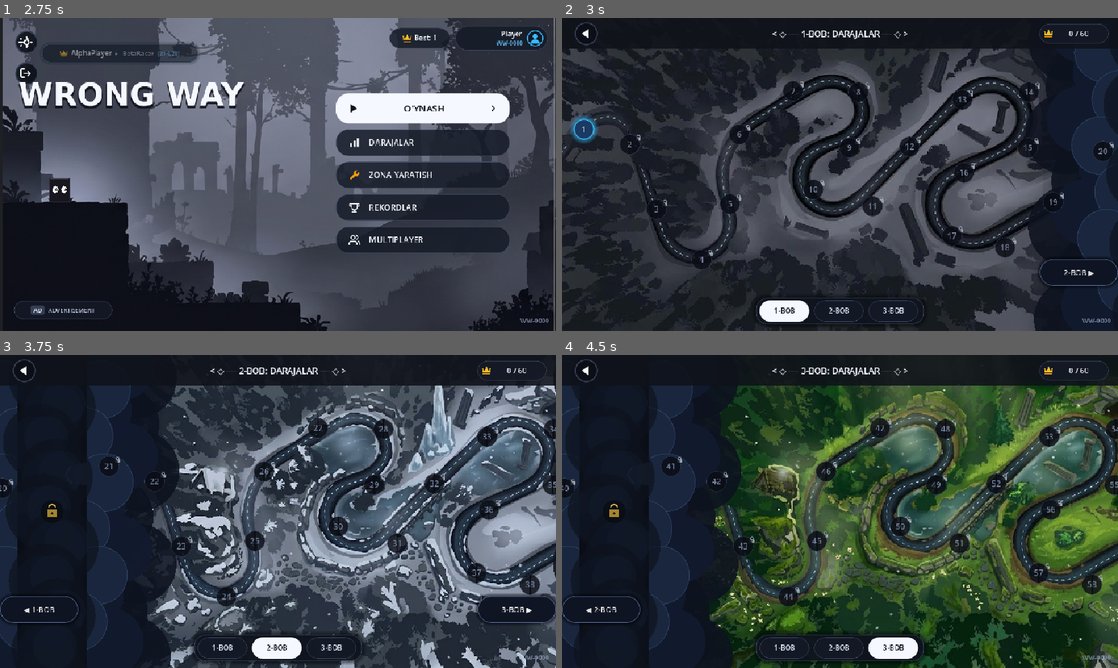
Above: before the commit, frames 1-4 (two rows, left to right).
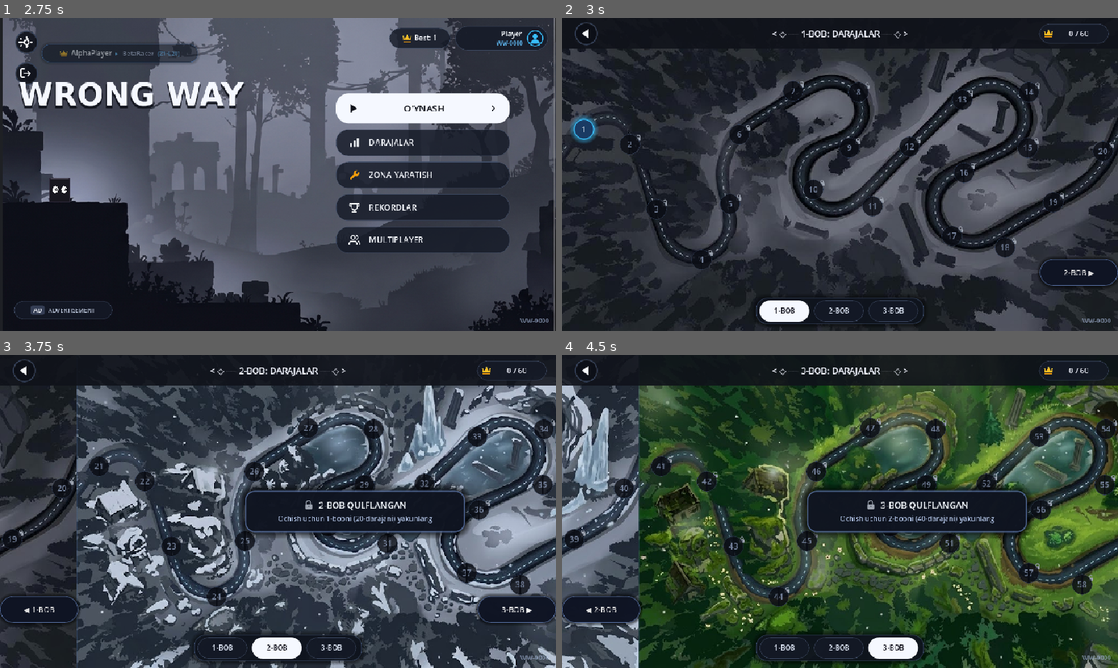
Above: after the commit, the same moments.

Repository: asror-vip/wrong-way
Game: Godot game, scene res://scenes/main/splash_screen.tscn
The game is run twice, just before and just after one commit, with the same random seed, the same clock (stepped at 60 frames per second) and the same inputs. Sound files missing from this copy of the repository are replaced by a short silence.
Inputs (mouse positions are in pixels of both pictures, inside the frame that each line leads up to):
- Up to frame 1 (2.75 s): tap Enter at 0.5 s; move the mouse to (400, 158) at 0.52 s; hold Right (move_right) 0.53-1.25 s; tap Shift (dash) at 0.6 s; click (400, 158) at 0.67 s; tap Up (jump) at 0.77 s; click "WW-0000" at 1.25 s; drag from (166, 190) to (250, 237) at 2.02 s
- Up to frame 2 (3 s): click "DARAJALAR" at 2.75 s
- Up to frame 3 (3.75 s): click "2-BOB ▶" at 3.5 s
- Up to frame 4 (4.5 s): click "3-BOB ▶" at 4.25 s

Frame 1 is identical in both runs. In frame 2, 6.4% of the frame differs, in the area x 83-100%, y 9-100%; in frame 3, 48%; in frame 4, 54%, in the area x 0-100%, y 9-100%.

Commit message:
fix(ui): remove dense circular cloud blobs, make chapter carousel seamless, and add elegant glass lock cards

Diff:
--- a/scenes/main/level_select.tscn
+++ b/scenes/main/level_select.tscn
@@ -106,20 +106,20 @@
 layout_mode = 1
 anchors_preset = 9
 anchor_bottom = 1.0
+offset_left = 959.0
+offset_top = 0.0
+offset_right = 961.0
+offset_bottom = 0.0
+grow_vertical = 2
+mouse_filter = 2
+
+[node name="Chapter2View" type="Control" parent="ChapterSlider"]
+layout_mode = 1
+anchors_preset = 15
+anchor_right = 1.0
+anchor_bottom = 1.0
 offset_left = 960.0
-offset_top = 0.0
-offset_right = 1080.0
-offset_bottom = 0.0
-grow_vertical = 2
-mouse_filter = 2
-
-[node name="Chapter2View" type="Control" parent="ChapterSlider"]
-layout_mode = 1
-anchors_preset = 15
-anchor_right = 1.0
-anchor_bottom = 1.0
-offset_left = 1080.0
-offset_right = 1080.0
+offset_right = 960.0
 grow_horizontal = 2
 grow_vertical = 2
 mouse_filter = 1
@@ -160,9 +160,9 @@
 layout_mode = 1
 anchors_preset = 9
 anchor_bottom = 1.0
-offset_left = 2040.0
+offset_left = 1919.0
 offset_top = 0.0
-offset_right = 2160.0
+offset_right = 1921.0
 offset_bottom = 0.0
 grow_vertical = 2
 mouse_filter = 2
@@ -172,8 +172,8 @@
 anchors_preset = 15
 anchor_right = 1.0
 anchor_bottom = 1.0
-offset_left = 2160.0
-offset_right = 2160.0
+offset_left = 1920.0
+offset_right = 1920.0
 grow_horizontal = 2
 grow_vertical = 2
 mouse_filter = 1
--- a/scripts/core/locale_manager.gd
+++ b/scripts/core/locale_manager.gd
@@ -70,6 +70,10 @@
 		"chapter_1_title": "1-BOB: DARAJALAR",
 		"chapter_2_title": "2-BOB: DARAJALAR",
 		"chapter_3_title": "3-BOB: DARAJALAR",
+		"chapter_2_locked": "2-BOB QULFLANGAN",
+		"chapter_2_unlock_req": "Ochish uchun 1-bobni (20-darajani) yakunlang",
+		"chapter_3_locked": "3-BOB QULFLANGAN",
+		"chapter_3_unlock_req": "Ochish uchun 2-bobni (40-darajani) yakunlang",
 		"btn_chapter_1": "1-BOB",
 		"btn_chapter_2": "2-BOB",
 		"btn_chapter_3": "3-BOB",
@@ -200,6 +204,10 @@
 		"chapter_1_title": "ГЛАВА 1: УРОВНИ",
 		"chapter_2_title": "ГЛАВА 2: УРОВНИ",
 		"chapter_3_title": "ГЛАВА 3: УРОВНИ",
+		"chapter_2_locked": "ГЛАВА 2 ЗАБЛОКИРОВАНА",
+		"chapter_2_unlock_req": "Пройдите 1-ю главу (уровень 20), чтобы открыть",
+		"chapter_3_locked": "ГЛАВА 3 ЗАБЛОКИРОВАНА",
+		"chapter_3_unlock_req": "Пройдите 2-ю главу (уровень 40), чтобы открыть",
 		"btn_chapter_1": "ГЛАВА 1",
 		"btn_chapter_2": "ГЛАВА 2",
 		"btn_chapter_3": "ГЛАВА 3",
@@ -330,6 +338,10 @@
 		"chapter_1_title": "CHAPTER 1: LEVELS",
 		"chapter_2_title": "CHAPTER 2: LEVELS",
 		"chapter_3_title": "CHAPTER 3: LEVELS",
+		"chapter_2_locked": "CHAPTER 2 LOCKED",
+		"chapter_2_unlock_req": "Complete Chapter 1 (Level 20) to unlock",
+		"chapter_3_locked": "CHAPTER 3 LOCKED",
+		"chapter_3_unlock_req": "Complete Chapter 2 (Level 40) to unlock",
 		"btn_chapter_1": "CH. 1",
 		"btn_chapter_2": "CH. 2",
 		"btn_chapter_3": "CH. 3",
@@ -460,6 +472,10 @@
 		"chapter_1_title": "BÖLÜM 1: SEVİYELER",
 		"chapter_2_title": "BÖLÜM 2: SEVİYELER",
 		"chapter_3_title": "BÖLÜM 3: SEVİYELER",
+		"chapter_2_locked": "2. BÖLÜM KİLİTLİ",
+		"chapter_2_unlock_req": "Kilidi açmak için 1. bölümü (20. seviye) tamamlayın",
+		"chapter_3_locked": "3. BÖLÜM KİLİTLİ",
+		"chapter_3_unlock_req": "Kilidi açmak için 2. bölümü (40. seviye) tamamlayın",
 		"btn_chapter_1": "BÖLÜM 1",
 		"btn_chapter_2": "BÖLÜM 2",
 		"btn_chapter_3": "BÖLÜM 3",
--- a/scripts/ui/level_select.gd
+++ b/scripts/ui/level_select.gd
@@ -95,12 +95,6 @@
 	_setup_top_bar()
 	_setup_nav_connections()
 
-	if map_draw1:
-		map_draw1.draw.connect(_on_map_draw_ch1)
-	if map_draw2:
-		map_draw2.draw.connect(_on_map_draw_ch2)
-	if map_draw3:
-		map_draw3.draw.connect(_on_map_draw_ch3)
 	if boundary_wall:
 		boundary_wall.draw.connect(_on_boundary_wall_draw)
 	if boundary_wall2:
@@ -110,6 +104,8 @@
 	_create_nodes_for_chapter(1)
 	_create_nodes_for_chapter(2)
 	_create_nodes_for_chapter(3)
+
+	_update_chapter_locks()
 
 	# Boshlang'ich bobni animatsiyasiz ko'rsatish
 	switch_to_chapter(1, false)
@@ -206,7 +202,7 @@
 
 		if has_dragged:
 			var target_x: float = slider_start_x + dx
-			target_x = clampf(target_x, -2160.0 - 50.0, 50.0)
+			target_x = clampf(target_x, -1920.0 - 50.0, 50.0)
 			chapter_slider.position.x = target_x
 			_update_realtime_drag_feedback(target_x)
 			get_viewport().set_input_as_handled()
@@ -235,16 +231,16 @@
 
 		if has_dragged:
 			var target_x: float = slider_start_x + dx
-			target_x = clampf(target_x, -2160.0 - 50.0, 50.0)
+			target_x = clampf(target_x, -1920.0 - 50.0, 50.0)
 			chapter_slider.position.x = target_x
 			_update_realtime_drag_feedback(target_x)
 			get_viewport().set_input_as_handled()
 
 func _update_realtime_drag_feedback(slider_x: float) -> void:
 	var target_ch: int = 1
-	if slider_x <= -1620.0:
+	if slider_x <= -1440.0:
 		target_ch = 3
-	elif slider_x <= -540.0:
+	elif slider_x <= -480.0:
 		target_ch = 2
 	else:
 		target_ch = 1
@@ -260,9 +256,9 @@
 
 func _finish_drag() -> void:
 	var slider_x := chapter_slider.position.x
-	if slider_x <= -1620.0:
+	if slider_x <= -1440.0:
 		switch_to_chapter(3, true)
-	elif slider_x <= -540.0:
+	elif slider_x <= -480.0:
 		switch_to_chapter(2, true)
 	else:
 		switch_to_chapter(1, true)
@@ -271,20 +267,18 @@
 	current_chapter = target_chapter
 	var target_x: float = 0.0
 	if current_chapter == 2:
-		target_x = -1080.0
+		target_x = -960.0
 	elif current_chapter == 3:
-		target_x = -2160.0
+		target_x = -1920.0
 
 	_update_top_bar_data()
 	_update_nav_buttons()
+	_update_chapter_locks()
 
 	if not animated:
 		chapter_slider.position.x = target_x
 		if boundary_wall: boundary_wall.queue_redraw()
 		if boundary_wall2: boundary_wall2.queue_redraw()
-		if map_draw1: map_draw1.queue_redraw()
-		if map_draw2: map_draw2.queue_redraw()
-		if map_draw3: map_draw3.queue_redraw()
 		return
 
 	# Silliq kinematik animatsiya: 60fps cubic tween
@@ -297,9 +291,6 @@
 		is_animating = false
 		if boundary_wall: boundary_wall.queue_redraw()
 		if boundary_wall2: boundary_wall2.queue_redraw()
-		if map_draw1: map_draw1.queue_redraw()
-		if map_draw2: map_draw2.queue_redraw()
-		if map_draw3: map_draw3.queue_redraw()
 	)
 
 func _update_top_bar_data() -> void:
@@ -347,6 +338,8 @@
 
 func _on_language_changed(_lang: String) -> void:
 	_update_top_bar_data()
+	_update_nav_buttons()
+	_update_chapter_locks()
 	_create_nodes_for_chapter(1)
 	_create_nodes_for_chapter(2)
 	_create_nodes_for_chapter(3)
@@ -525,148 +518,127 @@
 # -------------------------------------------------------------
 # Boblar Bulutlari (Ochilmaganda ko'rinadi, ochilganda yo'qoladi)
 # -------------------------------------------------------------
-func _on_map_draw_ch1() -> void:
+# Boblar Qulflari va Holatlari (Clean Chapter Locks & Badges)
+# -------------------------------------------------------------
+var lock_card_ch2: Control = null
+var lock_card_ch3: Control = null
+
+func _update_chapter_locks() -> void:
 	var ch2_unlocked: bool = SaveManager.is_chapter_unlocked(2)
+	var ch3_unlocked: bool = SaveManager.is_chapter_unlocked(3)
+
+	if backdrop_ch2:
+		backdrop_ch2.modulate = Color(1.0, 1.0, 1.0, 1.0) if ch2_unlocked else Color(0.42, 0.45, 0.55, 1.0)
+	if backdrop_ch3:
+		backdrop_ch3.modulate = Color(1.0, 1.0, 1.0, 1.0) if ch3_unlocked else Color(0.42, 0.45, 0.55, 1.0)
+
 	if not ch2_unlocked:
-		_draw_clouds_right_canvas(map_draw1)
-
-func _on_map_draw_ch2() -> void:
-	var ch2_unlocked: bool = SaveManager.is_chapter_unlocked(2)
-	if not ch2_unlocked:
-		_draw_clouds_left_canvas(map_draw2)
-	var ch3_unlocked: bool = SaveManager.is_chapter_unlocked(3)
+		if not lock_card_ch2 and ch2_view:
+			lock_card_ch2 = _create_chapter_lock_card(2)
+			ch2_view.add_child(lock_card_ch2)
+		if lock_card_ch2:
+			lock_card_ch2.visible = true
+			_refresh_lock_card_texts(lock_card_ch2, 2)
+	else:
+		if lock_card_ch2:
+			lock_card_ch2.visible = false
+
 	if not ch3_unlocked:
-		_draw_clouds_right_canvas(map_draw2)
-
-func _on_map_draw_ch3() -> void:
-	var ch3_unlocked: bool = SaveManager.is_chapter_unlocked(3)
-	if not ch3_unlocked:
-		_draw_clouds_left_canvas(map_draw3)
+		if not lock_card_ch3 and ch3_view:
+			lock_card_ch3 = _create_chapter_lock_card(3)
+			ch3_view.add_child(lock_card_ch3)
+		if lock_card_ch3:
+			lock_card_ch3.visible = true
+			_refresh_lock_card_texts(lock_card_ch3, 3)
+	else:
+		if lock_card_ch3:
+			lock_card_ch3.visible = false
+
+func _create_chapter_lock_card(chapter: int) -> Control:
+	var card_w: float = 380.0
+	var card_h: float = 72.0
+
+	var card := PanelContainer.new()
+	card.name = "ChapterLockCard%d" % chapter
+	card.custom_minimum_size = Vector2(card_w, card_h)
+	card.size = Vector2(card_w, card_h)
+	card.position = Vector2((960.0 - card_w) * 0.5, (540.0 - card_h) * 0.5)
+	card.mouse_filter = Control.MOUSE_FILTER_IGNORE
+
+	var style := StyleBoxFlat.new()
+	style.bg_color = Color(0.06, 0.08, 0.13, 0.94)
+	style.border_color = Color(0.35, 0.45, 0.65, 0.85)
+	style.set_border_width_all(2)
+	style.set_corner_radius_all(16)
+	style.shadow_color = Color(0, 0, 0, 0.65)
+	style.shadow_size = 12
+	style.content_margin_left = 16.0
+	style.content_margin_right = 16.0
+	style.content_margin_top = 10.0
+	style.content_margin_bottom = 10.0
+	card.add_theme_stylebox_override("panel", style)
+
+	var vbox := VBoxContainer.new()
+	vbox.name = "VBox"
+	vbox.alignment = BoxContainer.ALIGNMENT_CENTER
+	vbox.add_theme_constant_override("separation", 4)
+	vbox.mouse_filter = Control.MOUSE_FILTER_IGNORE
+	card.add_child(vbox)
+
+	var hbox := HBoxContainer.new()
+	hbox.name = "HBox"
+	hbox.alignment = BoxContainer.ALIGNMENT_CENTER
+	hbox.add_theme_constant_override("separation", 8)
+	hbox.mouse_filter = Control.MOUSE_FILTER_IGNORE
+	vbox.add_child(hbox)
+
+	var lock_icon := IconFactory.create_texture_rect("lock", Vector2(18, 18), 0.85)
+	lock_icon.mouse_filter = Control.MOUSE_FILTER_IGNORE
+	hbox.add_child(lock_icon)
+
+	var lbl_title := Label.new()
+	lbl_title.name = "Title"
+	lbl_title.add_theme_font_size_override("font_size", 15)
+	lbl_title.add_theme_color_override("font_color", Color(0.96, 0.98, 1.0))
+	lbl_title.mouse_filter = Control.MOUSE_FILTER_IGNORE
+	hbox.add_child(lbl_title)
+
+	var lbl_sub := Label.new()
+	lbl_sub.name = "Sub"
+	lbl_sub.horizontal_alignment = HORIZONTAL_ALIGNMENT_CENTER
+	lbl_sub.add_theme_font_size_override("font_size", 12)
+	lbl_sub.add_theme_color_override("font_color", Color(0.68, 0.75, 0.88))
+	lbl_sub.mouse_filter = Control.MOUSE_FILTER_IGNORE
+	vbox.add_child(lbl_sub)
+
+	_refresh_lock_card_texts(card, chapter)
+	return card
+
+func _refresh_lock_card_texts(card: Control, chapter: int) -> void:
+	if not card: return
+	var lbl_title: Label = card.get_node_or_null("VBox/HBox/Title")
+	var lbl_sub: Label = card.get_node_or_null("VBox/Sub")
+	var t_key := "chapter_2_locked" if chapter == 2 else "chapter_3_locked"
+	var r_key := "chapter_2_unlock_req" if chapter == 2 else "chapter_3_unlock_req"
+	if lbl_title:
+		lbl_title.text = LocaleManager.t(t_key)
+	if lbl_sub:
+		lbl_sub.text = LocaleManager.t(r_key)
 
 # -------------------------------------------------------------
-# Boblararo Tumanli Chegara / Bo'shliq (Mystic Fog & Void Boundary)
+# Boblararo Nozik Chegara Chiziqlari (Subtle Divider Lines)
 # -------------------------------------------------------------
 func _on_boundary_wall_draw() -> void:
 	if not boundary_wall:
 		return
-	var ch2_unlocked: bool = SaveManager.is_chapter_unlocked(2)
-	_draw_boundary_canvas(boundary_wall, ch2_unlocked)
+	var h: float = boundary_wall.size.y
+	boundary_wall.draw_line(Vector2(1, 0), Vector2(1, h), Color(0.25, 0.35, 0.50, 0.35), 1.0)
 
 func _on_boundary_wall2_draw() -> void:
 	if not boundary_wall2:
 		return
-	var ch3_unlocked: bool = SaveManager.is_chapter_unlocked(3)
-	_draw_boundary_canvas(boundary_wall2, ch3_unlocked)
-
-func _draw_boundary_canvas(canvas: Control, next_unlocked: bool) -> void:
-	var w: float = canvas.size.x # 120 px
-	var h: float = canvas.size.y # 540 px
-	var seam_x: float = w * 0.5   # 60 px (markaziy chegaraviy chiziq)
-
-	# 1. Chegaradagi qorong'i bo'shliq / chasm foni
-	canvas.draw_rect(Rect2(0, 0, w, h), Color(0.04, 0.05, 0.08, 0.98))
-
-	# 2. Uzilgan yo'l cheti (Left edge x=0..38)
-	var broken_left := PackedVector2Array([
-		Vector2(0, 235), Vector2(28, 238), Vector2(38, 252),
-		Vector2(25, 270), Vector2(0, 275)
-	])
-	canvas.draw_colored_polygon(broken_left, Color(0.08, 0.10, 0.14, 0.95))
-	canvas.draw_line(Vector2(28, 238), Vector2(38, 252), Color(0.25, 0.32, 0.45, 0.8), 2.0)
-	canvas.draw_line(Vector2(38, 252), Vector2(25, 270), Color(0.25, 0.32, 0.45, 0.8), 2.0)
-	canvas.draw_circle(Vector2(45, 250), 3.0, Color(0.18, 0.22, 0.30, 0.8))
-	canvas.draw_circle(Vector2(48, 260), 2.0, Color(0.15, 0.18, 0.25, 0.7))
-
-	# 3. Keyingi bobning boshlanish qirrasi (Right edge x=82..120)
-	var next_ledge := PackedVector2Array([
-		Vector2(120, 185), Vector2(92, 192), Vector2(82, 208),
-		Vector2(95, 222), Vector2(120, 225)
-	])
-	canvas.draw_colored_polygon(next_ledge, Color(0.12, 0.16, 0.22, 0.95))
-	canvas.draw_line(Vector2(92, 192), Vector2(82, 208), Color(0.70, 0.82, 0.92, 0.7), 2.0)
-	canvas.draw_line(Vector2(82, 208), Vector2(95, 222), Color(0.70, 0.82, 0.92, 0.7), 2.0)
-
-	# 4. Qatlamli quyuq tabiiy tuman va bulutlar
-	for step in range(12):
-		var alpha: float = 0.07 * (step + 1)
-		canvas.draw_rect(Rect2(step * 5.0, 0, 5.0, h), Color(0.04, 0.06, 0.10, alpha))
-		canvas.draw_rect(Rect2(w - (step + 1) * 5.0, 0, 5.0, h), Color(0.05, 0.08, 0.13, alpha))
-
-	var fog_centers: Array[Vector2] = [
-		Vector2(50, 40), Vector2(70, 90), Vector2(40, 150),
-		Vector2(65, 210), Vector2(45, 270), Vector2(75, 330),
-		Vector2(50, 390), Vector2(70, 450), Vector2(55, 510)
-	]
-	for fc in fog_centers:
-		canvas.draw_circle(fc, 65.0, Color(0.05, 0.07, 0.11, 0.65))
-		canvas.draw_circle(fc + Vector2(-8, 6), 50.0, Color(0.06, 0.09, 0.15, 0.50))
-		canvas.draw_circle(fc + Vector2(10, -7), 38.0, Color(0.08, 0.12, 0.19, 0.35))
-
-	# 5. Agar keyingi bob qulflangan bo'lsa: Tuman orasida sokin qulf belgisi
-	if not next_unlocked:
-		var lock_y: float = 270.0
-		canvas.draw_circle(Vector2(seam_x, lock_y), 20.0, Color(0.03, 0.04, 0.06, 0.70))
-		canvas.draw_rect(Rect2(seam_x - 8, lock_y - 4, 16, 14), Color(0.75, 0.60, 0.20, 0.85))
-		canvas.draw_arc(Vector2(seam_x, lock_y - 6), 6.0, -PI, 0, 16, Color(0.85, 0.72, 0.30, 0.90), 2.5)
-		canvas.draw_circle(Vector2(seam_x, lock_y + 3), 2.0, Color(0.1, 0.1, 0.1, 0.9))
-
-func _draw_clouds_right_canvas(canvas: Control) -> void:
-	if not canvas: return
-	for x_step in range(10):
-		var alpha: float = 0.08 * (x_step + 1)
-		var rx: float = 830.0 + x_step * 13.0
-		canvas.draw_rect(Rect2(rx, 0, 13, 540), Color(0.04, 0.06, 0.10, alpha))
-
-	var cloud_centers_back: Array[Vector2] = [
-		Vector2(875, 40), Vector2(905, 120), Vector2(870, 200),
-		Vector2(915, 280), Vector2(875, 360), Vector2(925, 440), Vector2(885, 520)
-	]
-	for c in cloud_centers_back:
-		canvas.draw_circle(c, 70.0, Color(0.05, 0.07, 0.12, 0.88))
-
-	var cloud_centers_mid: Array[Vector2] = [
-		Vector2(900, 20), Vector2(940, 95), Vector2(895, 175),
-		Vector2(950, 255), Vector2(905, 335), Vector2(955, 415), Vector2(920, 495)
-	]
-	for c in cloud_centers_mid:
-		canvas.draw_circle(c, 58.0, Color(0.07, 0.10, 0.18, 0.94))
-
-	var cloud_centers_front: Array[Vector2] = [
-		Vector2(935, 60), Vector2(965, 140), Vector2(930, 220),
-		Vector2(970, 300), Vector2(940, 380), Vector2(975, 460)
-	]
-	for c in cloud_centers_front:
-		canvas.draw_circle(c, 50.0, Color(0.10, 0.15, 0.24, 0.98))
-		canvas.draw_arc(c, 50.0, -PI, PI, 32, Color(0.28, 0.40, 0.58, 0.35), 1.5)
-
-func _draw_clouds_left_canvas(canvas: Control) -> void:
-	if not canvas: return
-	for x_step in range(10):
-		var alpha: float = 0.08 * (10 - x_step)
-		var rx: float = x_step * 13.0
-		canvas.draw_rect(Rect2(rx, 0, 13, 540), Color(0.04, 0.06, 0.10, alpha))
-
-	var cloud_centers_back: Array[Vector2] = [
-		Vector2(85, 40), Vector2(55, 120), Vector2(90, 200),
-		Vector2(45, 280), Vector2(85, 360), Vector2(35, 440), Vector2(75, 520)
-	]
-	for c in cloud_centers_back:
-		canvas.draw_circle(c, 70.0, Color(0.05, 0.07, 0.12, 0.88))
-
-	var cloud_centers_mid: Array[Vector2] = [
-		Vector2(60, 20), Vector2(20, 95), Vector2(65, 175),
-		Vector2(10, 255), Vector2(55, 335), Vector2(5, 415), Vector2(40, 495)
-	]
-	for c in cloud_centers_mid:
-		canvas.draw_circle(c, 58.0, Color(0.07, 0.10, 0.18, 0.94))
-
-	var cloud_centers_front: Array[Vector2] = [
-		Vector2(25, 60), Vector2(-5, 140), Vector2(30, 220),
-		Vector2(-10, 300), Vector2(20, 380), Vector2(-15, 460)
-	]
-	for c in cloud_centers_front:
-		canvas.draw_circle(c, 50.0, Color(0.10, 0.15, 0.24, 0.98))
-		canvas.draw_arc(c, 50.0, -PI, PI, 32, Color(0.28, 0.40, 0.58, 0.35), 1.5)
+	var h: float = boundary_wall2.size.y
+	boundary_wall2.draw_line(Vector2(1, 0), Vector2(1, h), Color(0.25, 0.35, 0.50, 0.35), 1.0)
 
 func _on_back_pressed() -> void:
 	SoundManager.play("click")
Not shown: 1 places in scenes/multiplayer/multiplayer_menu.tscn that only renumber resources
